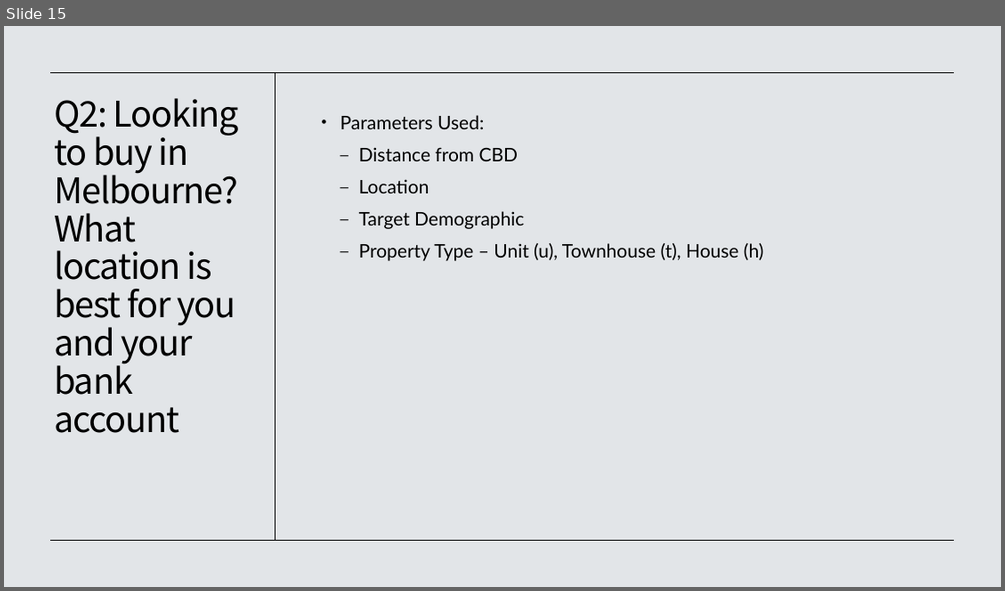
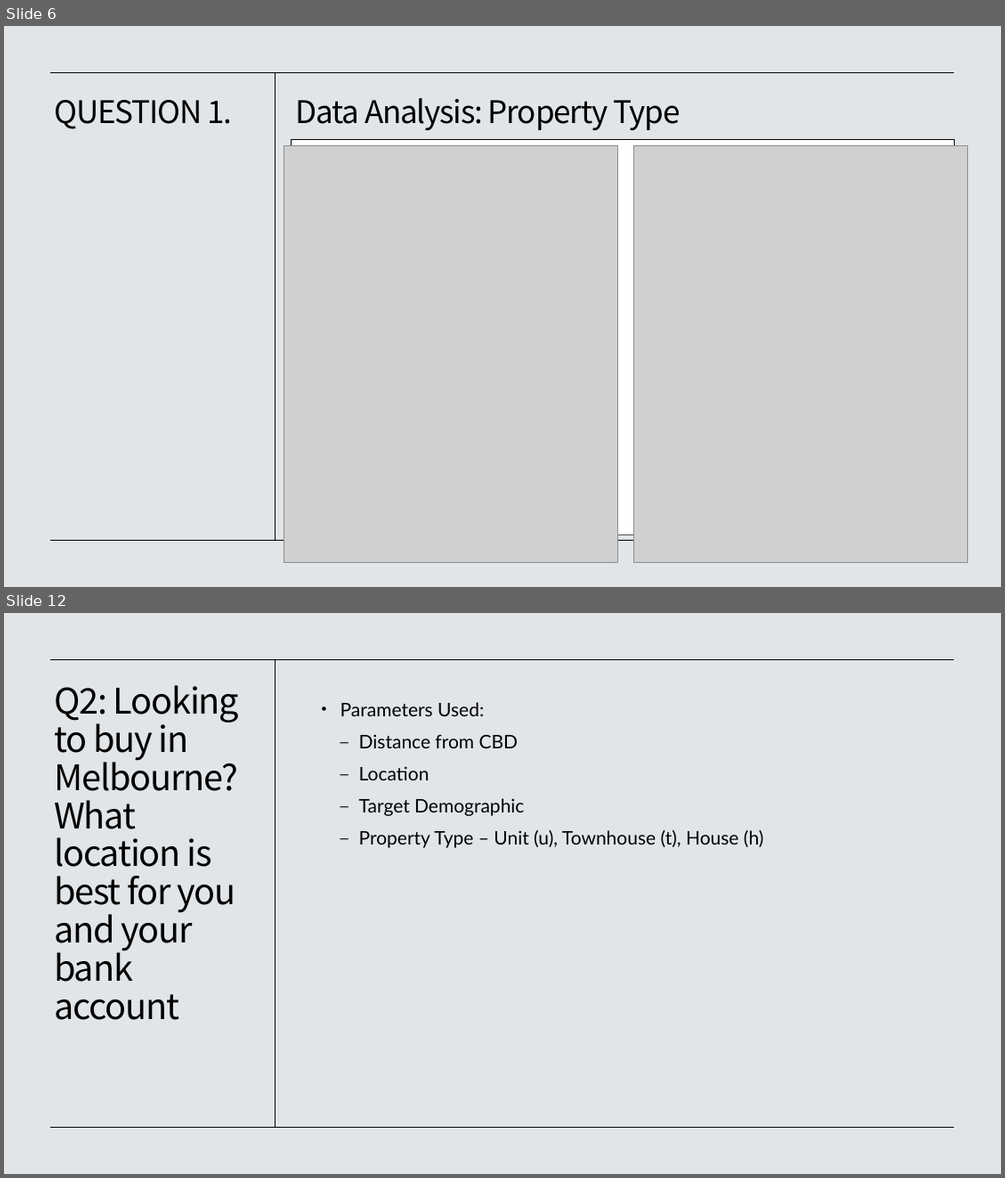
Before and after one commit to Kopixx/Project-1, a slide deck: Project 1 Presentation Slides.pptx. Shown one above the other, each under a label of ours: slide 15 before the commit, slides 6 and 12 after it; the slides between them are not shown. The pictures are 1005x591 and 1005x1178 pixels, drawn with LibreOffice and Linux fonts; fonts in the diff are those of the drawing; grey boxes stand for pictures. Boxes give left, top, right and bottom in pixels: in the first picture for what was removed or moved away, otherwise in the second. Text is boxed around its words. In the diff, an @@ line names an element or a change of style, - is before the commit and + after.

```diff
--- a/Project 1 Presentation Slides.pptx
+++ b/Project 1 Presentation Slides.pptx
@@ slide 6 added at (4, 26, 1001, 587), background #E2E5E8 @@
@@ line added from (955, 72) to (51, 72), #000000 0.5 pt @@
@@ line added from (275, 72) to (275, 540), #000000 0.5 pt @@
@@ title added at (54, 100, 232, 129), 30 pt, text #000000 @@
+QUESTION 1.
@@ text added at (296, 98, 680, 130), 30 pt, text #000000 @@
+Data Analysis: Property Type
@@ picture added at (283, 145, 617, 563) @@
@@ rectangle added at (291, 140, 955, 534), fill #FFFFFF, outline #000000 0.5 pt @@
@@ picture added at (633, 145, 967, 563) @@
@@ line added from (955, 540) to (51, 540), #000000 0.5 pt @@
@@ what was slide 15 is now slide 12 @@
```
Also in this commit, not shown: 3 slides changed, 7 other slides added, 11 slides removed.
